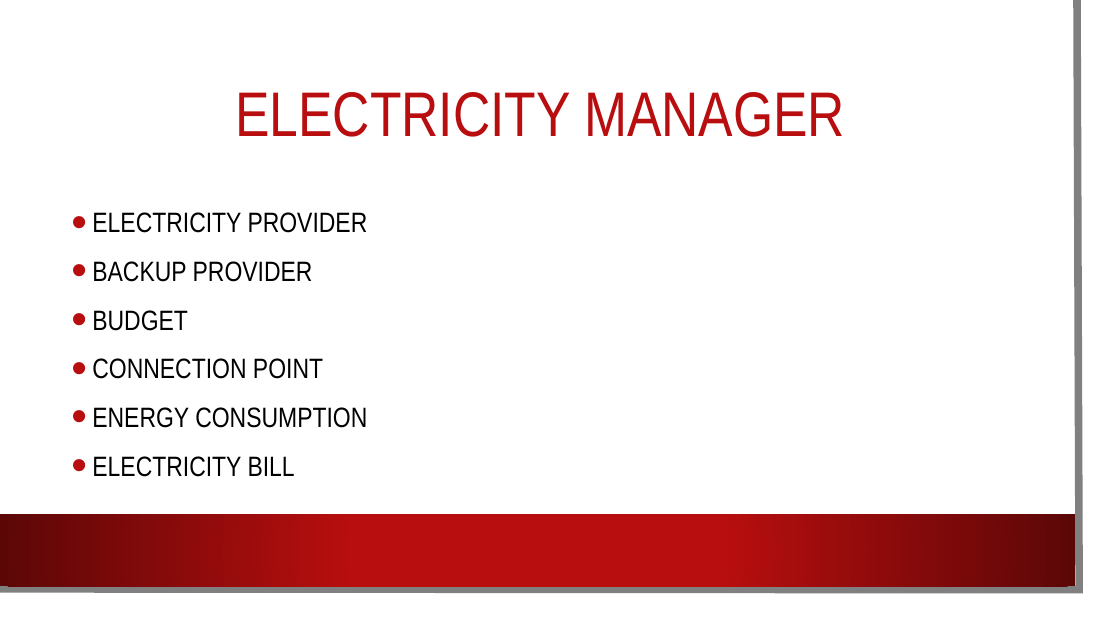
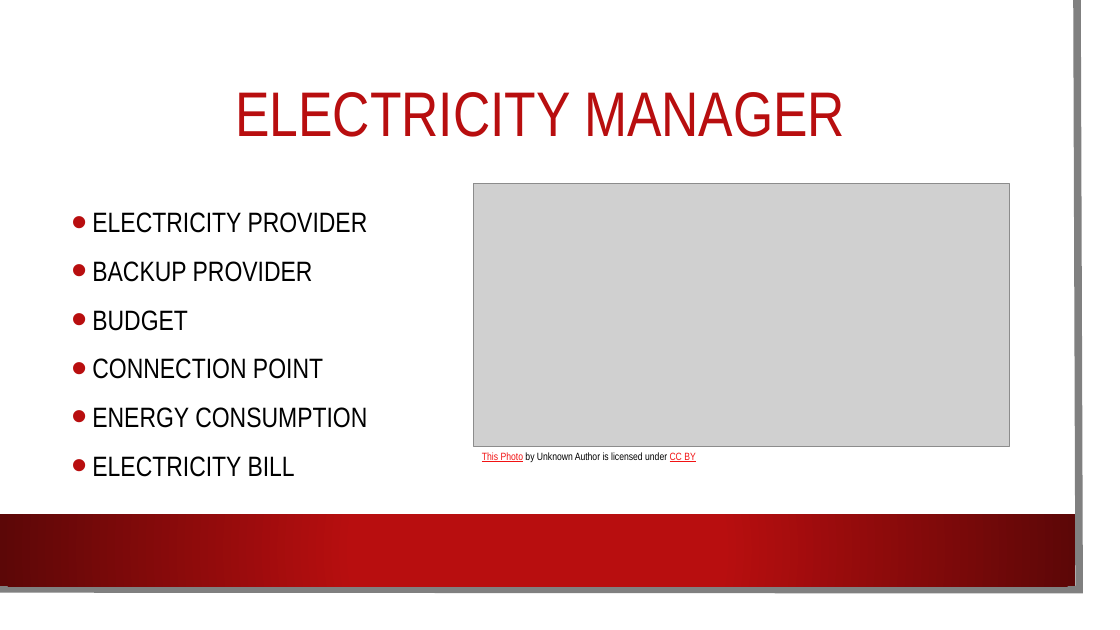
Before and after one commit to SyedKifayat1/OppFinalProject, a slide deck: slide 9 of Opp Project.pptx. Drawn at 1120x630 pixels with LibreOffice and Linux fonts; fonts in the diff are those of the drawing; grey boxes stand for pictures; background and template pictures are left out. Boxes give left, top, right and bottom in pixels: in the first picture for what was removed or moved away, otherwise in the second. Text is boxed around its words. In the diff, an @@ line names an element or a change of style, - is before the commit and + after.

```diff
--- a/Opp Project.pptx
+++ b/Opp Project.pptx
@@ picture added at bbox=[474, 184, 1010, 446] @@
@@ text added at bbox=[482, 452, 695, 462], 9 pt, text #000000 @@
+This Photo by Unknown Author is licensed under CC BY
```
Also in this commit, not shown: 10 other slides changed, 2 slides added.
